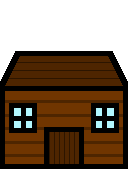
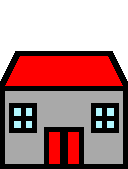
Comparing the layer stacks of the two w=128, h=169 images. Changes:
added layer "Layer #5" above "Layer copy #1" over bbox(9, 103, 119, 164)
added layer "Layer copy #1" above "Layer #3" over bbox(5, 56, 123, 164)
hid "Layer #3" over bbox(9, 95, 123, 164)
showed "Layer #1" over bbox(9, 103, 119, 164)
